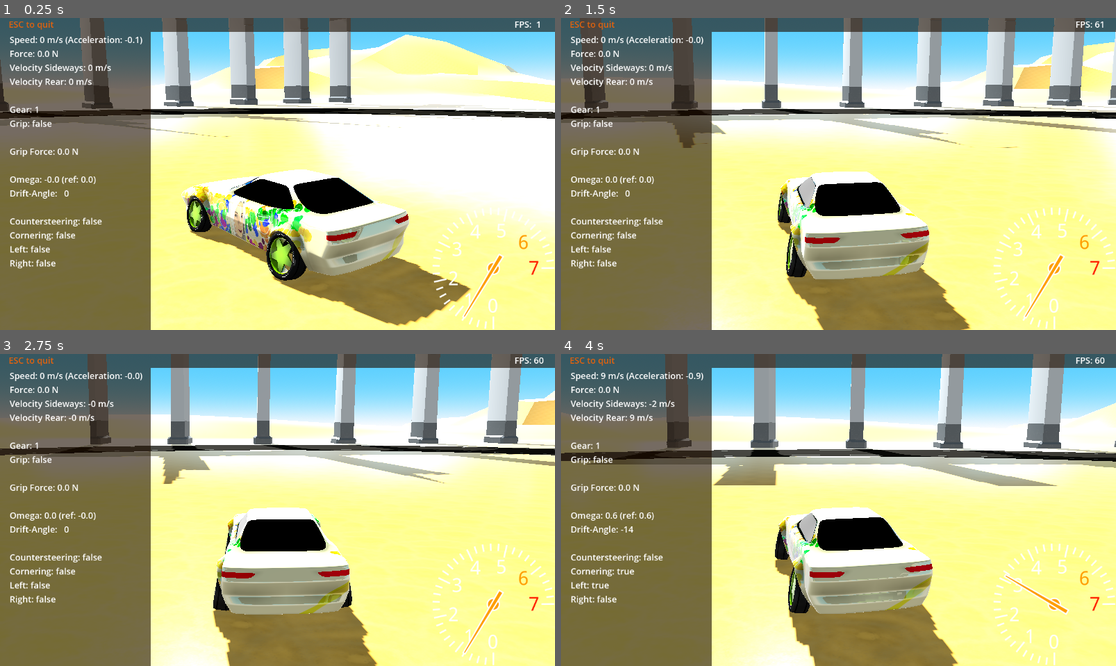
Above: before the commit, frames 1-4 (two rows, left to right).
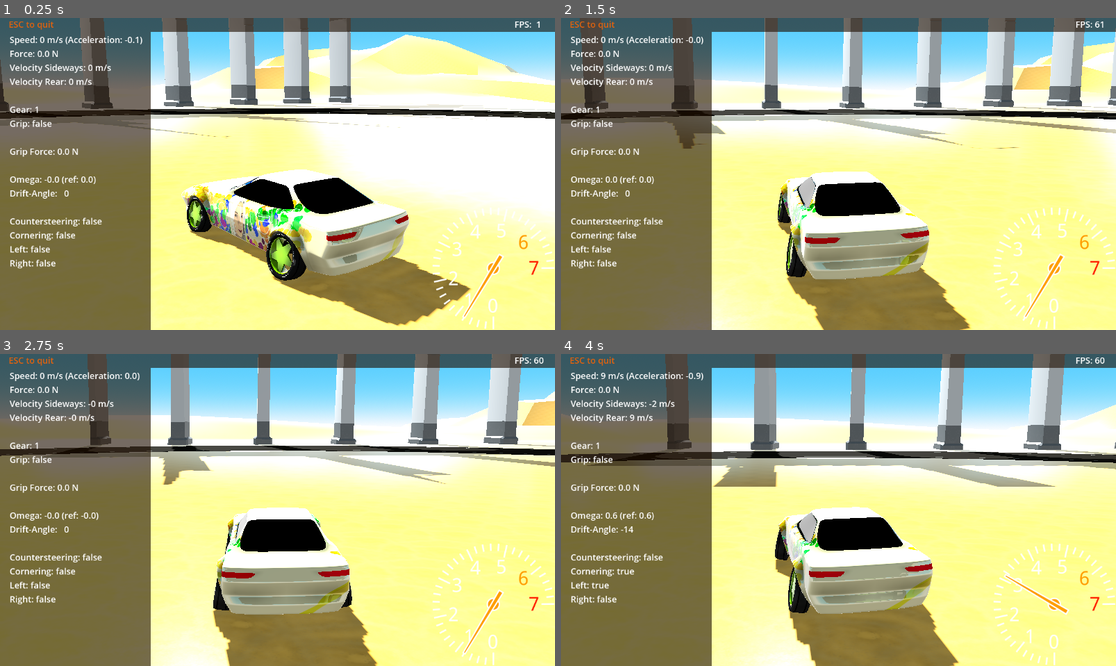
Above: after the commit, the same moments.

Repository: tomaga-dev/DriftCarG4
Game: Godot game, scene res://Scenes/Start.tscn
Two runs of this game, one before a commit and one after it. Both use one fixed random seed, a clock stepped at 60 frames per second and the inputs below.
Inputs:
- Up to frame 1 (0.25 s): no input
- Up to frame 2 (1.5 s): hold Right (controller_right) 0.53-1.28 s; hold Down (controller_brake) from 1.28 s (still down)
- Up to frame 3 (2.75 s): release Down (controller_brake) at 2.03 s; hold Right (controller_right) from 2.03 s (still down)
- Up to frame 4 (4 s): release Right (controller_right) at 2.78 s; hold Up (controller_accelerate) 2.78-3.53 s; hold Left (controller_left) from 3.53 s (still down)

The runs differ from the first frame. In frame 1, 0.5% of the frame differs, in the area x 0-100%, y 0-97%; in frame 2, 1.4%; in frame 3, 1.6%; in frame 4, 3.4%, in the area x 0-100%, y 0-100%.

Commit message:
Support for Jolt Physics
Some CollisionShapes were hit by the ray cast when the ray cast should
hit the ground instead. You can now use Jolt Physics instead of Godot
Physics.

Diff:
--- a/Drift Car/Scenes/Start.tscn
+++ b/Drift Car/Scenes/Start.tscn
@@ -53,10 +53,6 @@
 
 [sub_resource type="BoxShape3D" id="BoxShape3D_jikxc"]
 size = Vector3(1, 0.3, 1)
-
-[sub_resource type="CapsuleShape3D" id="CapsuleShape3D_kmjwe"]
-radius = 0.3
-height = 3.5
 
 [node name="Start" type="Node"]
 script = ExtResource("1_gi87r")
@@ -131,14 +127,6 @@
 transform = Transform3D(1, 0, 0, 0, 1, 0, 0, 0, 1, 0, 0.77, 0.56)
 shape = SubResource("BoxShape3D_jikxc")
 
-[node name="CollisionShapeLeft" type="CollisionShape3D" parent="Monteri"]
-transform = Transform3D(1, 0, 0, 0, -4.37114e-08, -1, 0, 1, -4.37114e-08, -0.77, 0, 0)
-shape = SubResource("CapsuleShape3D_kmjwe")
-
-[node name="CollisionShapeRight" type="CollisionShape3D" parent="Monteri"]
-transform = Transform3D(1, 0, 0, 0, -4.37114e-08, -1, 0, 1, -4.37114e-08, 0.77, 0, 0)
-shape = SubResource("CapsuleShape3D_kmjwe")
-
 [node name="SoundEmitter" parent="Monteri" instance=ExtResource("7_8r1bc")]
 transform = Transform3D(1, 0, 0, 0, 1, 0, 0, 0, 1, 0, 0.0171307, 2.20283)
 
--- a/Drift Car/Scenes/VehicleController/VehicleController.tscn
+++ b/Drift Car/Scenes/VehicleController/VehicleController.tscn
@@ -7,7 +7,7 @@
 [ext_resource type="Curve" uid="uid://v2jpbw78hfm" path="res://Scenes/VehicleController/OmegaCurve.tres" id="3_k8rck"]
 
 [sub_resource type="BoxShape3D" id="BoxShape3D_2espx"]
-size = Vector3(1.8, 0.5, 3.2)
+size = Vector3(1.4, 0.5, 3.2)
 
 [node name="VehicleController" type="RigidBody3D"]
 mass = 1480.0
Not shown: 1 places in Drift Car/Scenes/Start.tscn that only renumber resources
